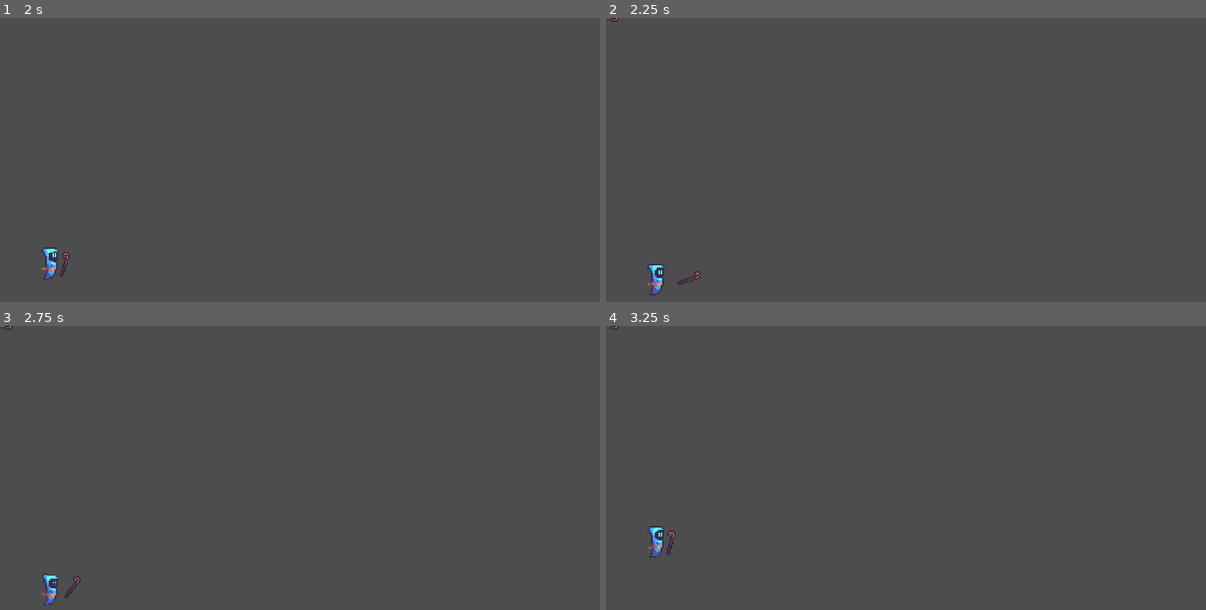
Above: before the commit, frames 1-4 (two rows, left to right).
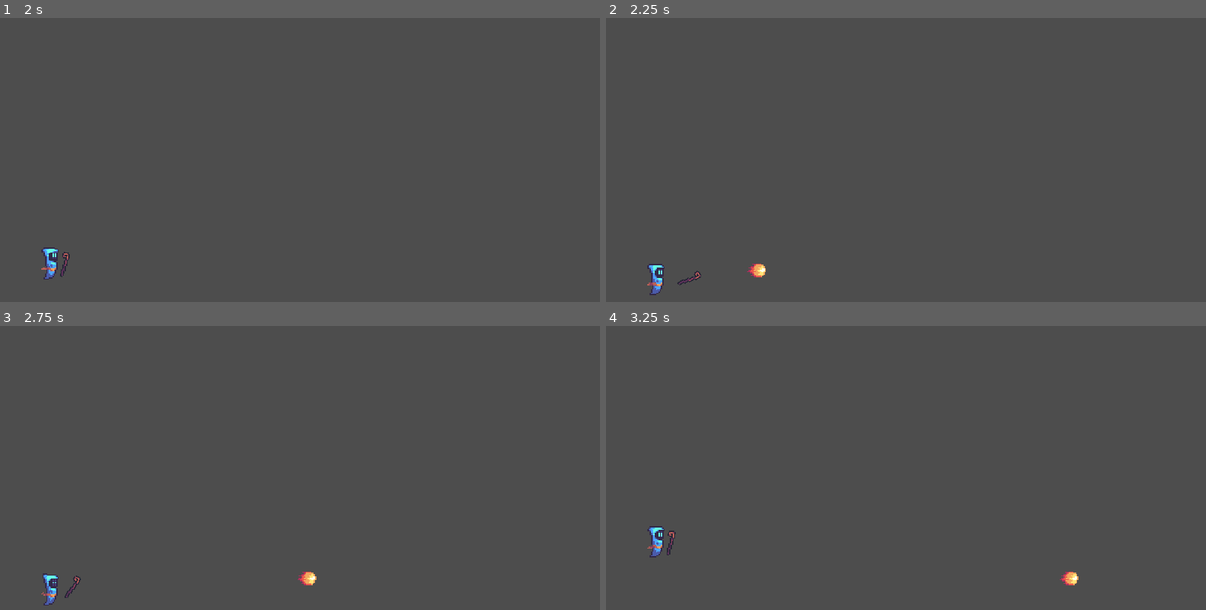
Above: after the commit, the same moments.

Repository: teojonsater/wizard-bottle
Game: Godot game, scene res://stages/clouds_level.tscn
Same seed, same stepped clock (60 frames per second), same inputs: the game is played once before the commit and once after it.
Inputs:
- Up to frame 1 (2 s): hold D (player_cycle_spells_right) 0.53-1.28 s; hold Space (player_cast) 0.53-1.28 s; hold S (player_down) from 1.28 s (still down); tap Space (player_cast) at 1.35 s
- Up to frame 2 (2.25 s): release S (player_down) at 2.03 s; hold D (player_cycle_spells_right) from 2.03 s (still down); hold Space (player_cast) from 2.03 s (still down)
- Up to frame 3 (2.75 s): keep holding D (player_cycle_spells_right); keep holding Space (player_cast)
- Up to frame 4 (3.25 s): release D (player_cycle_spells_right) at 2.78 s; release Space (player_cast) at 2.78 s; hold W (player_up) from 2.78 s (still down); tap Space (player_cast) at 2.85 s

Frame 1 is identical in both runs. In frame 2, 0.1% of the frame differs, in the area x 0-27%, y 0-92%; in frame 3, 0.1%, in the area x 0-53%, y 0-92%; in frame 4, 0.1%.

Commit message:
Fireball tas nu bort när den är utanför skärmen

Diff:
--- a/spells/fireball/fireball.gd
+++ b/spells/fireball/fireball.gd
@@ -1,14 +1,17 @@
 extends BaseSpell
 
-# @export var spawn_offset := Vector2(30, 0)
-# @export var speed: float = 250
+@export var spawn_offset := Vector2(30, 0)
+@export var speed: float = 250
 
 # Called when the node enters the scene tree for the first time.
 func _ready() -> void:
 	super()
-	# self.position = self.caster.position + self.spawn_offset
+	self.position = self.caster.position + self.spawn_offset
 
 
 func _process(delta: float) -> void:
-	# self.position.x += speed * delta
-	pass
+	self.position.x += speed * delta
+
+
+func _on_screen_exit() -> void:
+	self.queue_free()
--- a/spells/fireball/fireball.tscn
+++ b/spells/fireball/fireball.tscn
@@ -1,16 +1,23 @@
 [gd_scene load_steps=4 format=3 uid="uid://btaytrypbooey"]
 
 [ext_resource type="Script" path="res://spells/fireball/fireball.gd" id="1_rlvao"]
-[ext_resource type="Texture2D" uid="uid://ctki4ufswrlfc" path="res://entities/characters/wizard/sprites/wizard_staff.png" id="2_uby0n"]
+[ext_resource type="Texture2D" uid="uid://c28jwpq7g4lwx" path="res://spells/fireball/fireball.png" id="2_mhmnf"]
 
 [sub_resource type="RectangleShape2D" id="RectangleShape2D_o1i3v"]
+size = Vector2(15, 11)
 
 [node name="Fireball" type="Area2D"]
 script = ExtResource("1_rlvao")
 
-[node name="CollisionShape2D" type="CollisionShape2D" parent="."]
+[node name="Collider" type="CollisionShape2D" parent="."]
+position = Vector2(0.5, 0.5)
 shape = SubResource("RectangleShape2D_o1i3v")
 
-[node name="Sprite2D" type="Sprite2D" parent="."]
-rotation = 1.5708
-texture = ExtResource("2_uby0n")
+[node name="Sprite" type="Sprite2D" parent="."]
+texture = ExtResource("2_mhmnf")
+
+[node name="OnScreenNotifier" type="VisibleOnScreenNotifier2D" parent="."]
+position = Vector2(-10.5, 0.5)
+scale = Vector2(1.85, 0.55)
+
+[connection signal="screen_exited" from="OnScreenNotifier" to="." method="_on_screen_exit"]
